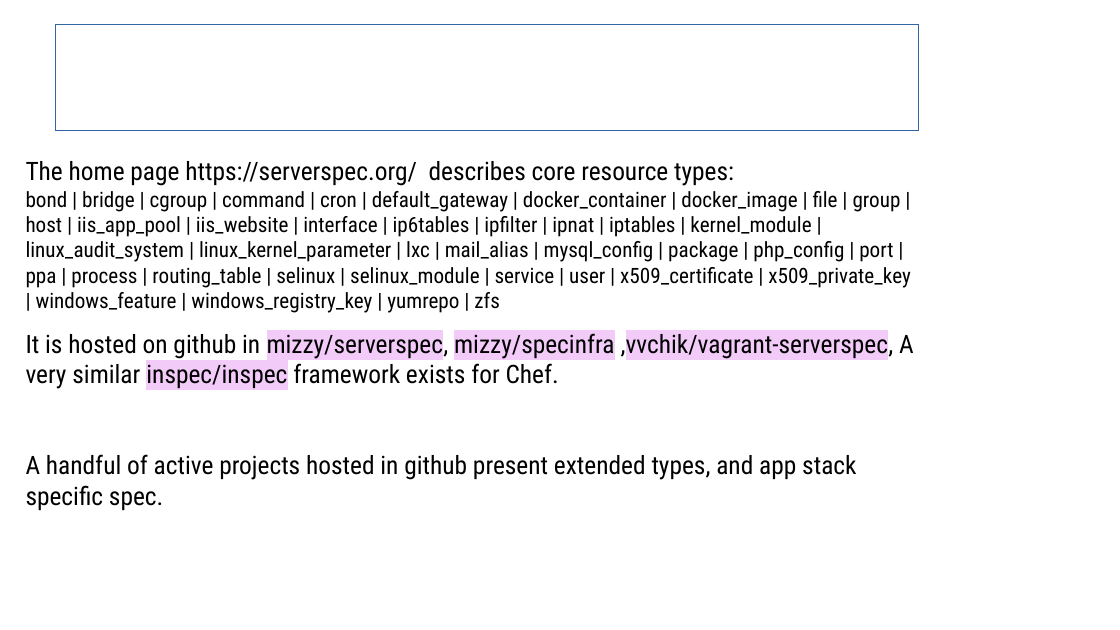
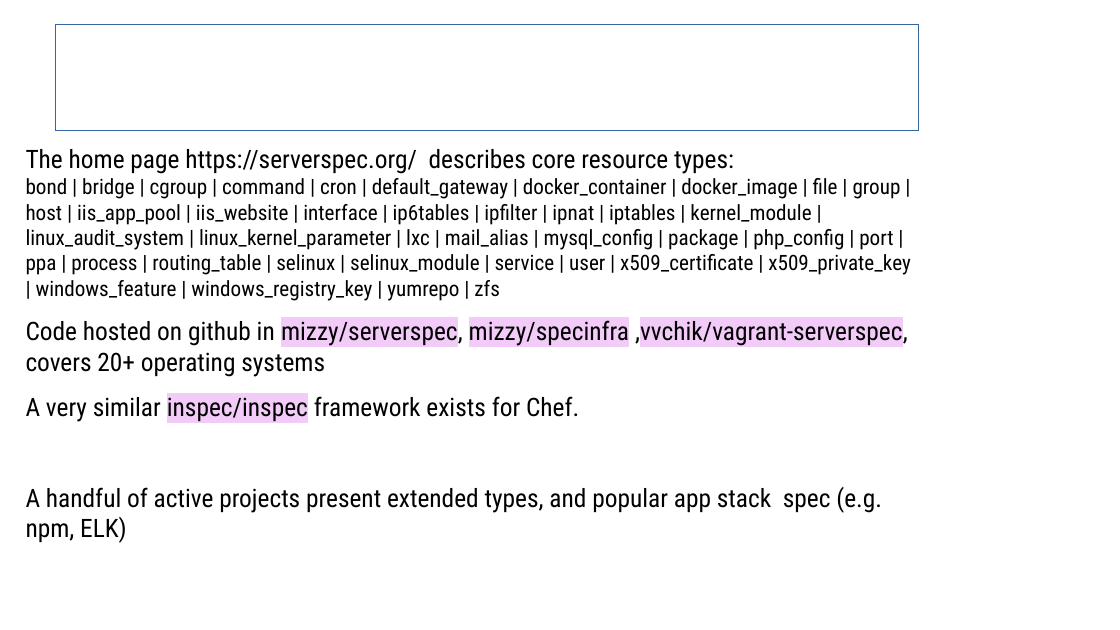
Before and after one commit to sergueik/uru_serverspec, a slide deck: slide 9 of Serverspec Integration in Cloud Provision.odp (slide 10 before the commit). Drawn at 1120x630 pixels with LibreOffice and Linux fonts; fonts in the diff are those of the drawing; background and template pictures are left out. Boxes give left, top, right and bottom in pixels: in the first picture for what was removed or moved away, otherwise in the second. Text is boxed around its words. In the diff, an @@ line names an element or a change of style, - is before the commit and + after.

```diff
--- a/Serverspec Integration in Cloud Provision.odp
+++ b/Serverspec Integration in Cloud Provision.odp
@@ text "The home page https://serverspec.org/ describes ...": place and size @@
-text "The home page https://serverspec.org/ describes ..." at <box>26,161,914,510</box>
+text "The home page https://serverspec.org/ describes ..." at <box>26,149,910,543</box>
@@ text at <box>26,317,908,543</box>: text changed @@
-It is hosted on github in mizzy/serverspec, mizzy/specinfra ,vvchik/vagrant-serverspec, A very similar inspec/inspec framework exists for Chef.
-A handful of active projects hosted in github present extended types, and app stack specific spec.
+Code hosted on github in mizzy/serverspec, mizzy/specinfra ,vvchik/vagrant-serverspec, covers 20+ operating systems
+A very similar inspec/inspec framework exists for Chef.
+A handful of active projects present extended types, and popular app stack spec (e.g. npm, ELK)
```
Also in this commit, not shown: 6 other slides changed, 11 slides added, 2 slides removed, 1 other file.
